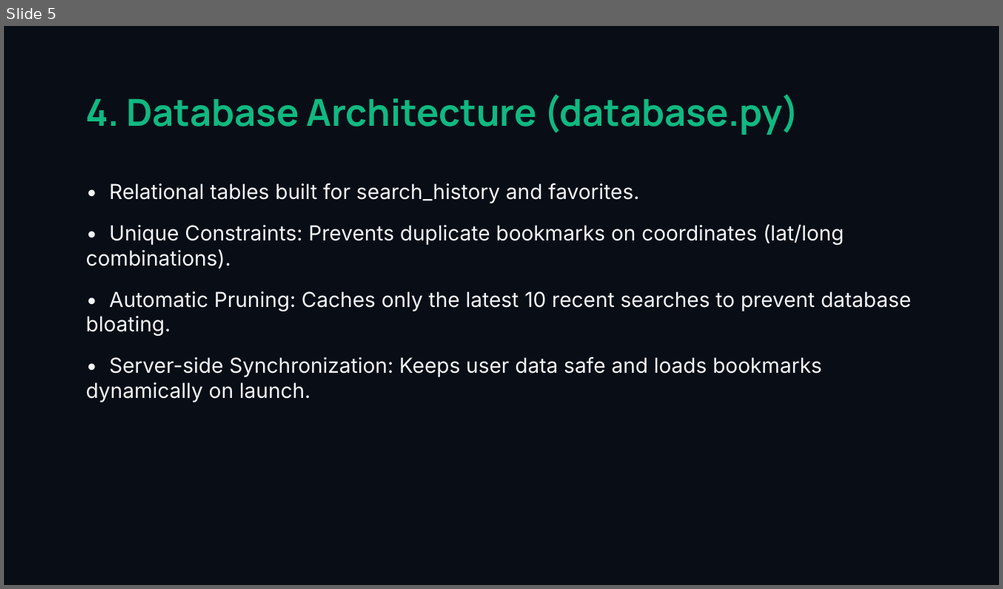
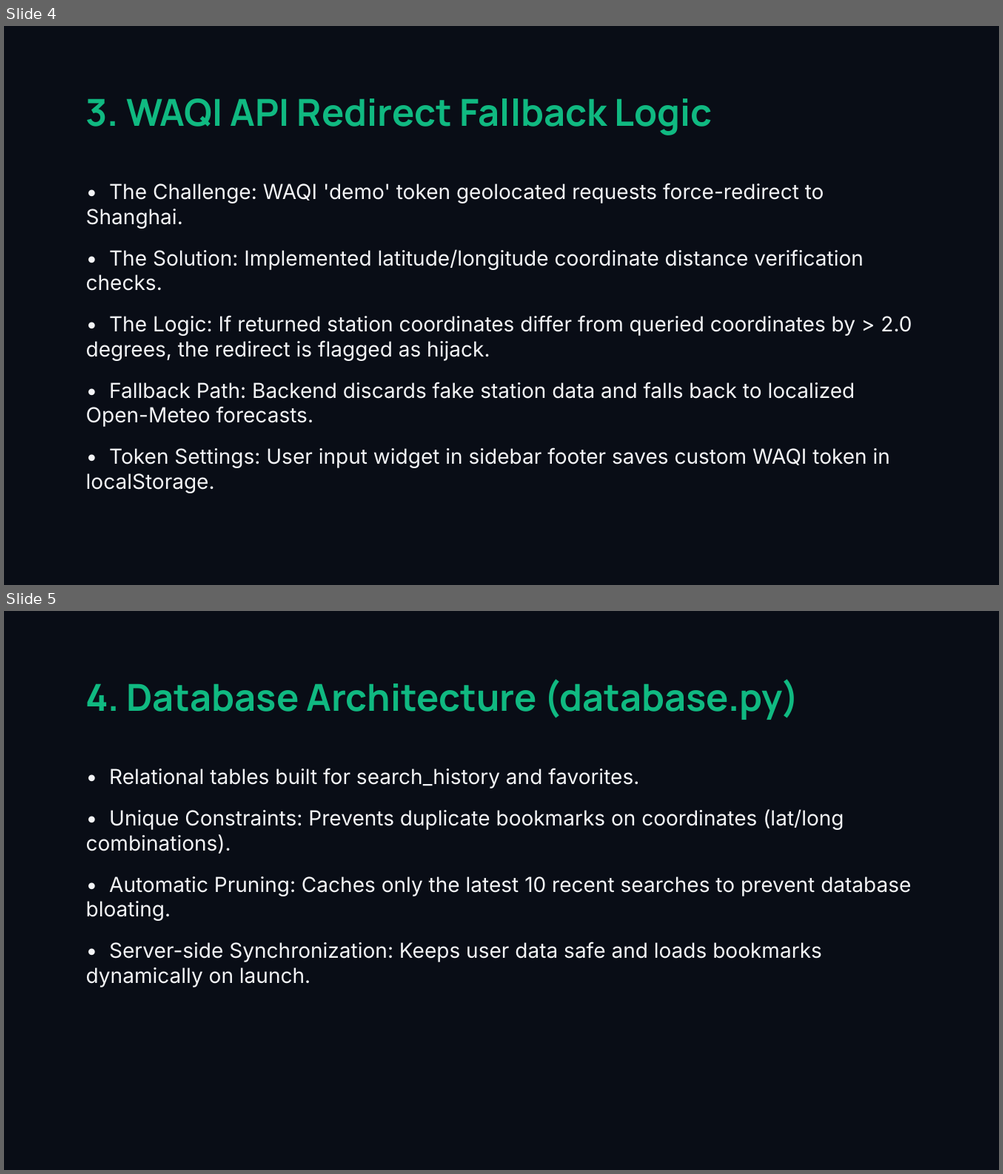
Before and after one commit to Shivaraj519/AeroQuest, a slide deck: AeroQuest_Presentation.pptx. Shown one above the other, each under a label of ours: slide 5 before the commit, slides 4 and 5 after it. The pictures are 1003x589 and 1003x1174 pixels, drawn with LibreOffice and Linux fonts; fonts in the diff are those of the drawing. Boxes give left, top, right and bottom in pixels: in the first picture for what was removed or moved away, otherwise in the second. Text is boxed around its words. In the diff, an @@ line names an element or a change of style, - is before the commit and + after.

```diff
--- a/AeroQuest_Presentation.pptx
+++ b/AeroQuest_Presentation.pptx
@@ slide 4 added at (4, 26, 999, 585), background #090D16 @@
@@ text added at (86, 99, 711, 136), 36 pt, text #10B981, bold @@
+3. WAQI API Redirect Fallback Logic
@@ text added at (86, 183, 911, 494), 20 pt, text #F3F4F6 @@
+• The Challenge: WAQI 'demo' token geolocated requests force-redirect to Shanghai.
+• The Solution: Implemented latitude/longitude coordinate distance verification checks.
+• The Logic: If returned station coordinates differ from queried coordinates by > 2.0 degrees, the redirect is flagged as hijack.
+• Fallback Path: Backend discards fake station data and falls back to localized Open-Meteo forecasts.
+• Token Settings: User input widget in sidebar footer saves custom WAQI token in localStorage.
```
Also in this commit, not shown: 5 slides changed, 3 other slides added, 4 slides removed, 1 other file.
